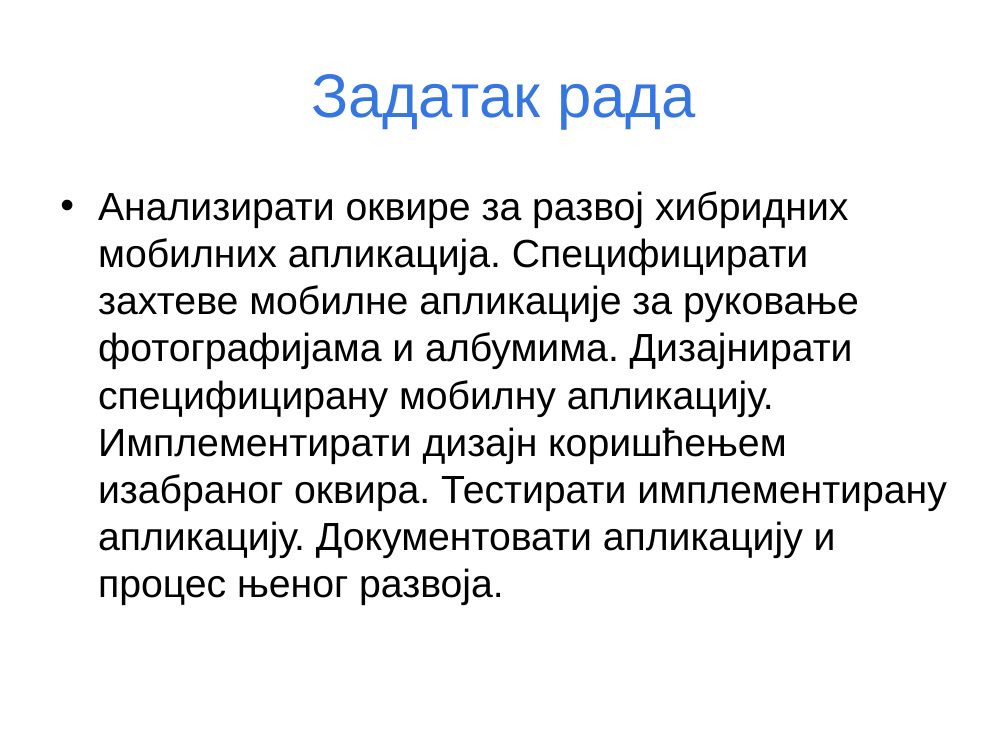
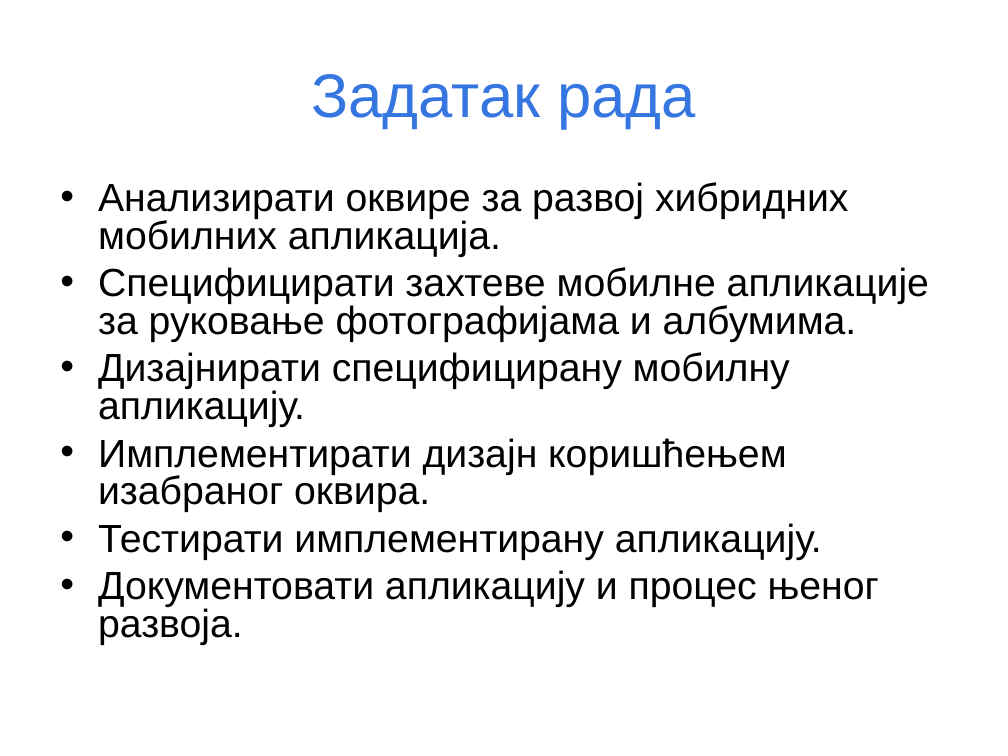
Before and after one commit to daleksic/master, a slide deck: slide 2 of prezentacija/Master rad-Dusko Aleksic.ppt. Drawn at 1008x756 pixels with LibreOffice and Linux fonts; fonts in the diff are those of the drawing. Boxes give left, top, right and bottom in pixels: in the first picture for what was removed or moved away, otherwise in the second. Text is boxed around its words. In the diff, an @@ line names an element or a change of style, - is before the commit and + after.

```diff
--- a/prezentacija/Master rad-Dusko Aleksic.ppt
+++ b/prezentacija/Master rad-Dusko Aleksic.ppt
@@ text at <box>98,182,929,645</box>: text changed @@
-• Анализирати оквире за развој хибридних мобилних апликација. Специфицирати захтеве мобилне апликације за руковање фотографијама и албумима. Дизајнирати специфицирану мобилну апликацију. Имплементирати дизајн коришћењем изабраног оквира. Тестирати имплементирану апликацију. Документовати апликацију и процес њеног развоја.
+• Анализирати оквире за развој хибридних мобилних апликација.
+• Специфицирати захтеве мобилне апликације за руковање фотографијама и албумима.
+• Дизајнирати специфицирану мобилну апликацију.
+• Имплементирати дизајн коришћењем изабраног оквира.
+• Тестирати имплементирану апликацију.
+• Документовати апликацију и процес њеног развоја.
```
Also in this commit, not shown: 1 other slide changed, 1 slide added.
